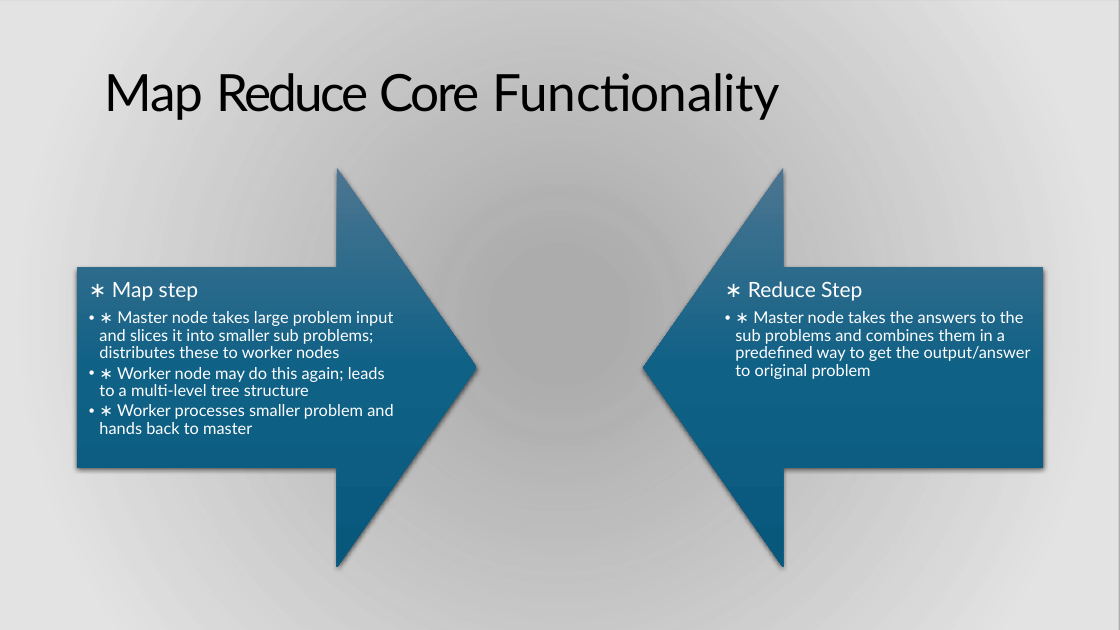
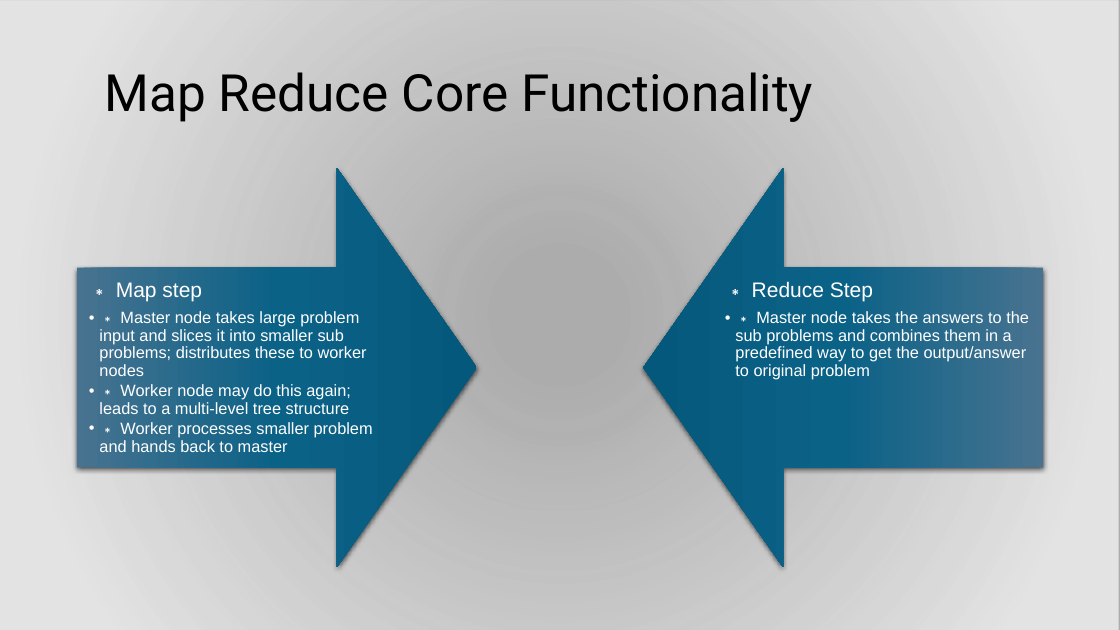
Before and after one commit to zhangyu027/UCI_Hadoop_Apache_Airflow, a slide deck: slide 26 of 02_Slides/M1_Hadoop.pptx. Drawn at 1120x630 pixels with LibreOffice and Linux fonts; fonts in the diff are those of the drawing; background and template pictures are left out; a plain dark background stands for a picture behind light text. Boxes give left, top, right and bottom in pixels: in the first picture for what was removed or moved away, otherwise in the second. Text is boxed around its words. In the diff, an @@ line names an element or a change of style, - is before the commit and + after.

```diff
--- a/02_Slides/M1_Hadoop.pptx
+++ b/02_Slides/M1_Hadoop.pptx
@@ title "Map Reduce Core Functionality" at (105, 72, 813, 122): font Lato to Roboto; letter spacing -0.9 to 0 pt in "Map"; letter spacing -2.4 to 0 pt in "Reduce"; letter spacing -2.2 to 0 pt in "Core"; letter spacing -0.3 to 0 pt in "Functionality"; less space between paragraphs @@
@@ down arrow at (77, 168, 477, 568): fill gradient #4C7591 to #106287 to #09597D to gradient #487390 to #0B6287 to #04587C @@
@@ down arrow at (644, 168, 1044, 568): fill gradient #4C7591 to #106287 to #09597D to gradient #487390 to #0B6287 to #04587C @@
@@ text "∗ Map step" at (99, 282, 373, 452): font Lato to Arial; less space between paragraphs; more space between paragraphs @@
@@ text "∗ Reduce Step" at (735, 281, 1029, 380): font Lato to Arial; less space between paragraphs; more space between paragraphs @@
```
Also in this commit, not shown: 58 other slides changed, 9 other files.
